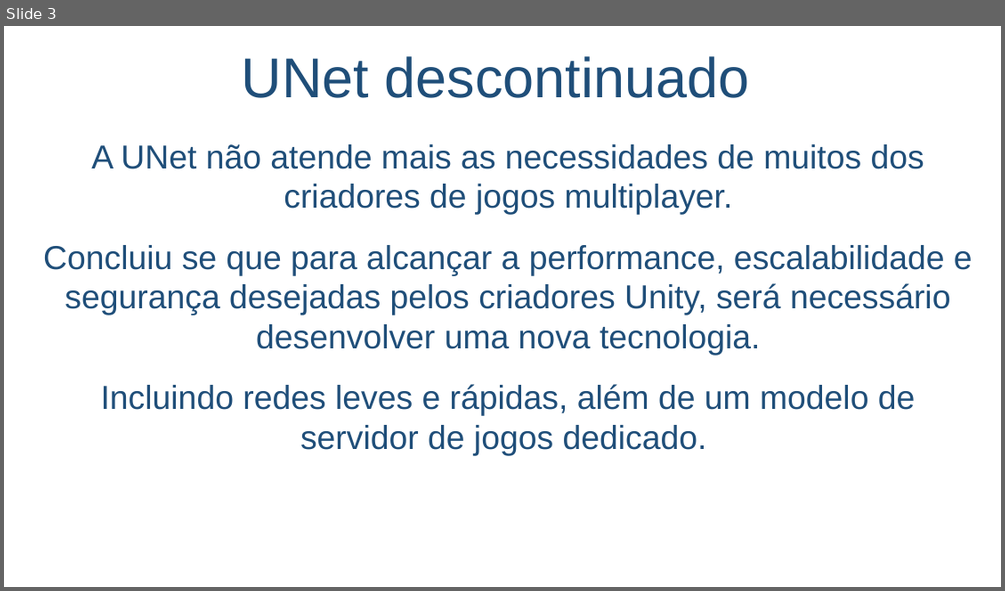
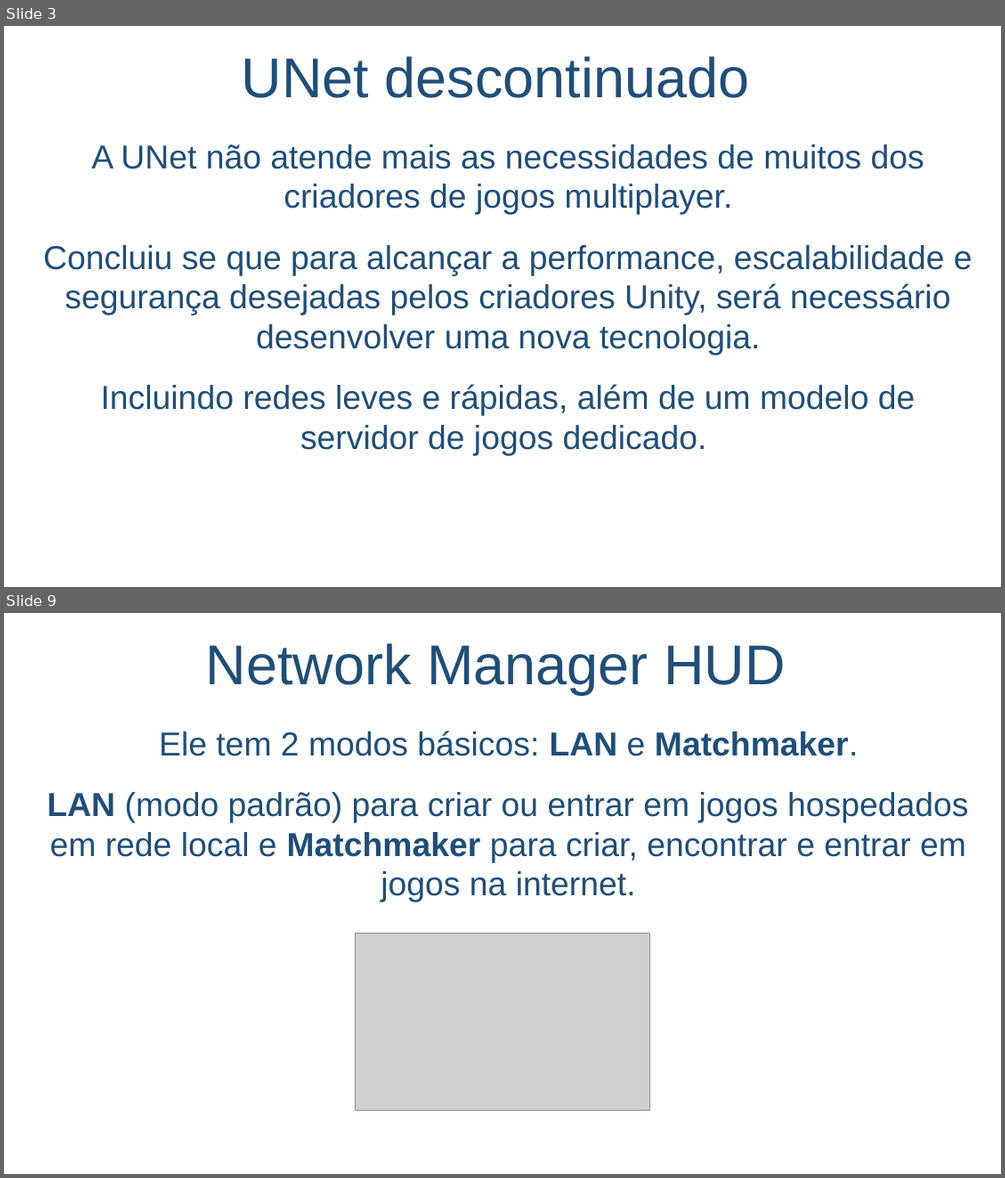
Before and after one commit to salmo-jr/public-slides, a slide deck: unity-multiplayer.pptx. Shown one above the other, each under a label of ours: slide 3 before the commit, slides 3 and 9 after it; the slides between them are not shown. The pictures are 1005x591 and 1005x1178 pixels, drawn with LibreOffice and Linux fonts; fonts in the diff are those of the drawing; grey boxes stand for pictures; background and template pictures are left out. Boxes give left, top, right and bottom in pixels: in the first picture for what was removed or moved away, otherwise in the second. Text is boxed around its words. In the diff, an @@ line names an element or a change of style, - is before the commit and + after.

Commit message:
add new slides about: Network Manager; Network Manager HUD; and Network Identity

```diff
--- a/unity-multiplayer.pptx
+++ b/unity-multiplayer.pptx
@@ slide 9 added at [4,613,1001,1174], background picture (left out) @@
@@ title added at [206,643,785,694], 54 pt, text #1F4E79 @@
+Network Manager HUD
@@ text added at [47,730,968,902], 32 pt, text #1F4E79 @@
+Ele tem 2 modos básicos: LAN e Matchmaker.
+LAN (modo padrão) para criar ou entrar em jogos hospedados em rede local e Matchmaker para criar, encontrar e entrar em jogos na internet.
@@ picture added at [356,933,650,1111] @@
```
Also in this commit, not shown: 1 slide changed, 7 other slides added.
